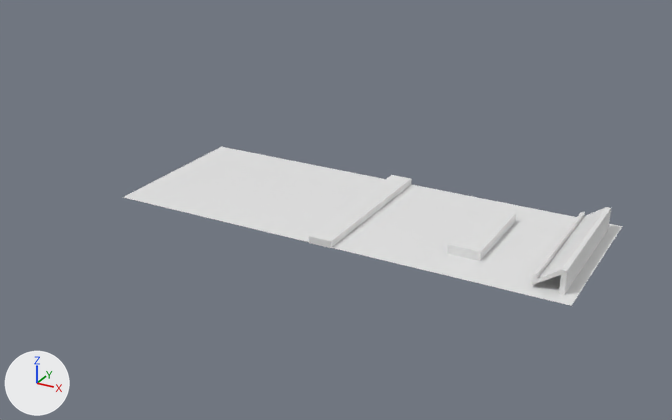
Two versions of the Blender file assets/level.blend, one commit apart.
The view is the same before and after, from a camera (50 mm lens) standing at (58.5, -129.5, 63.4) and looking at (-11.9, -1.5, -0.6). Every picture has the same lights, and +X, +Y and +Z are marked at lower left.

In view in the first picture: 'Appliances', 'Divider', 'Floor', 'Foods'.
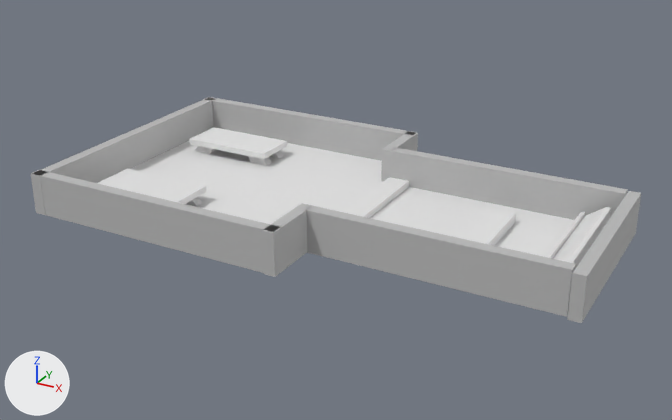
The newer file is also turned or shifted as a whole; pictures and numbers use the older file's frame.

Boxes [x1, y1, x2, y2] around the edits, measured in the pictures (672 x 420 px):
'Floor', reshaped: before [124, 147, 623, 306]; after [370, 187, 574, 257]
'Wall', added: after [306, 206, 576, 317]
'Floor.001', added: after [131, 141, 383, 225]
'Wall.003', added: after [31, 170, 278, 273]
'Wall.001', added: after [391, 148, 628, 220]
'Wall.002', added: after [203, 97, 417, 161]
'Wall.006', added: after [31, 98, 215, 215]
'Wall.007', added: after [567, 191, 641, 323]
'Wall.004', added: after [262, 203, 312, 277]
'Table.001', added: after [189, 127, 287, 166]
'Table', added: after [97, 169, 207, 206]
'Wall.005', added: after [381, 131, 418, 181]

Patch to the scene script:
```diff
--- a/assets/level.blend.py
+++ b/assets/level.blend.py
@@ mat_wall @@
+mat_wall = principled_material('Wall')
+mat_wall.base_color = (0.5, 0.5, 0.5)  # grey #bcbcbc
@@ me_plane @@
 me_plane.from_pydata(...)  # 4 vertices, 1 face; spans x -1.0..1.0, y -1.0..1.0, z 0.0
 # used by ob_floor; location = (-7.4, 0.0, -0.4); scale = (40.0, 15.0, 20.0)
-me_plane.vertices[0].co = (-1.0, -1.0, 0.0)  # pixel (122, 197)
-me_plane.vertices[1].co = (1.0, -1.0, 0.0)  # pixel (571, 305)
-me_plane.vertices[2].co = (-1.0, 1.0, 0.0)  # pixel (221, 146)
-me_plane.vertices[3].co = (1.0, 1.0, 0.0)  # pixel (622, 226)
+# me_plane part 1
+me_plane.vertices[0].co = (-0.05, -1.0, -0.01)
+me_plane.vertices[1].co = (1.0, -1.0, -0.01)
+me_plane.vertices[2].co = (-0.05, 1.0, -0.01)
+me_plane.vertices[3].co = (1.0, 1.0, -0.01)
@@ me_cube_012 @@
+me_cube_012.from_pydata(...)  # a box spanning x -20.9..20.9, y -1.0..1.0, z -3.6..3.6
+me_cube_012.materials.append(mat_wall)  # grey #bcbcbc
@@ me_cube_004 @@
+me_cube_004.from_pydata(...)  # 48 vertices, 34 faces; spans x -1.0..1.0, y -1.0..1.0, z -4.12..1.0
@@ me_plane_001 @@
+me_plane_001.from_pydata([(-47.0, -1.0, 0.0), (1.0, -1.0, 0.0), (-47.0, 1.0, 0.0), (1.0, 1.0, 0.0)], [], [(0, 1, 3, 2)])
@@ ob_wall_007 @@
+ob_wall_007 = bpy.data.objects.new('Wall.007', me_cube_012)
+ob_wall_007.location = (33.6, -0.2, 1.8)
+ob_wall_007.rotation_euler = (0.0, 0.0, 1.571)  # degrees (0, 0, 90)
+ob_wall_007.scale = (0.788, 1.0, 1.0)
@@ ob_wall_006 @@
+ob_wall_006 = bpy.data.objects.new('Wall.006', me_cube_012.copy())
+ob_wall_006.location = (-56.6, -0.2, 2.1)
+ob_wall_006.rotation_euler = (0.0, 0.0, 1.571)  # degrees (0, 0, 90)
+ob_wall_006.scale = (1.21, 1.0, 1.0)
@@ ob_wall_005 @@
+ob_wall_005 = bpy.data.objects.new('Wall.005', me_cube_012.copy())
+ob_wall_005.location = (-10.0, 19.7, 2.1)
+ob_wall_005.rotation_euler = (0.0, 0.0, 1.571)  # degrees (0, 0, 90)
+ob_wall_005.scale = (0.274, 1.0, 1.0)
@@ ob_wall_004 @@
+ob_wall_004 = bpy.data.objects.new('Wall.004', me_cube_012.copy())
+ob_wall_004.location = (-10.0, -20.1, 2.1)
+ob_wall_004.rotation_euler = (0.0, 0.0, 1.571)  # degrees (0, 0, 90)
+ob_wall_004.scale = (0.274, 1.0, 1.0)
@@ ob_wall_003 @@
+ob_wall_003 = bpy.data.objects.new('Wall.003', me_cube_012.copy())
+ob_wall_003.location = (-33.5, -24.5, 2.1)
+ob_wall_003.scale = (1.16, 1.0, 1.0)
@@ ob_wall_002 @@
+ob_wall_002 = bpy.data.objects.new('Wall.002', me_cube_012.copy())
+ob_wall_002.location = (-33.5, 24.6, 2.1)
+ob_wall_002.scale = (1.16, 1.0, 1.0)
@@ ob_wall_001 @@
+ob_wall_001 = bpy.data.objects.new('Wall.001', me_cube_012.copy())
+ob_wall_001.location = (11.6, 15.0, 2.1)
@@ ob_wall @@
+ob_wall = bpy.data.objects.new('Wall', me_cube_012.copy())
+ob_wall.location = (11.6, -15.3, 2.1)
@@ ob_table_001 @@
+ob_table_001 = bpy.data.objects.new('Table.001', me_cube_004)
+ob_table_001.location = (-42.2, 13.5, 1.7)
+ob_table_001.scale = (8.77, 4.14, 0.546)
@@ ob_table @@
+ob_table = bpy.data.objects.new('Table', me_cube_004.copy())
+ob_table.location = (-42.2, -13.2, 1.7)
+ob_table.scale = (8.77, 4.14, 0.546)
@@ ob_floor_001 @@
+ob_floor_001 = bpy.data.objects.new('Floor.001', me_plane_001)
+ob_floor_001.location = (-10.3, 0.0, -0.6)
+ob_floor_001.scale = (1.0, 24.6, 1.0)
```
